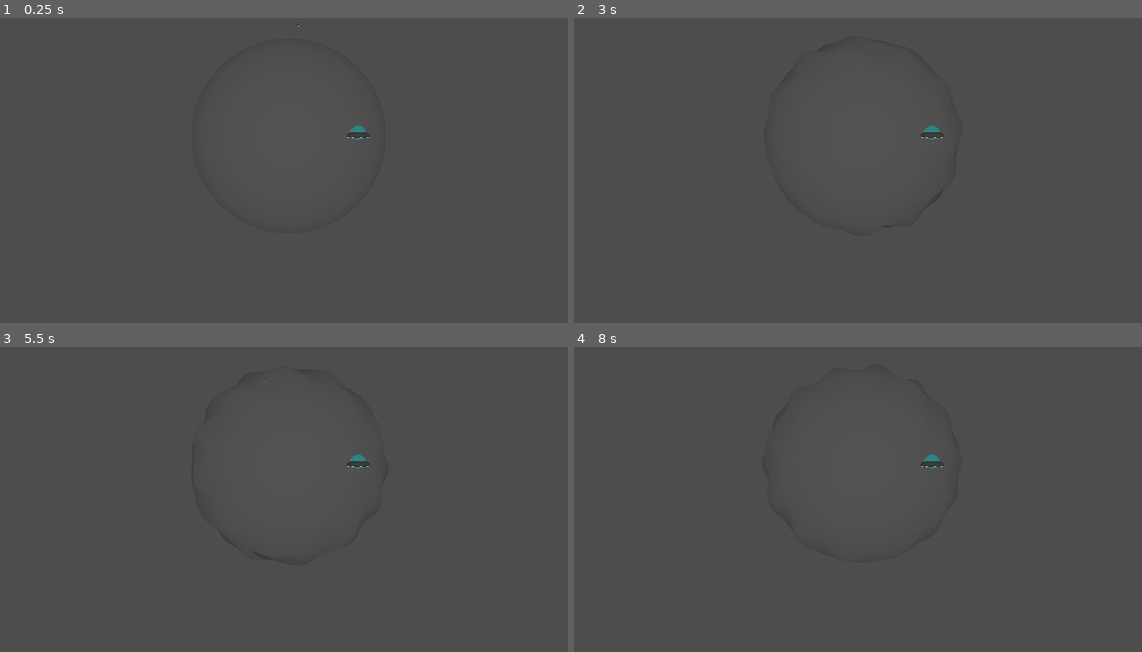
Above: before the commit, frames 1-4 (two rows, left to right).
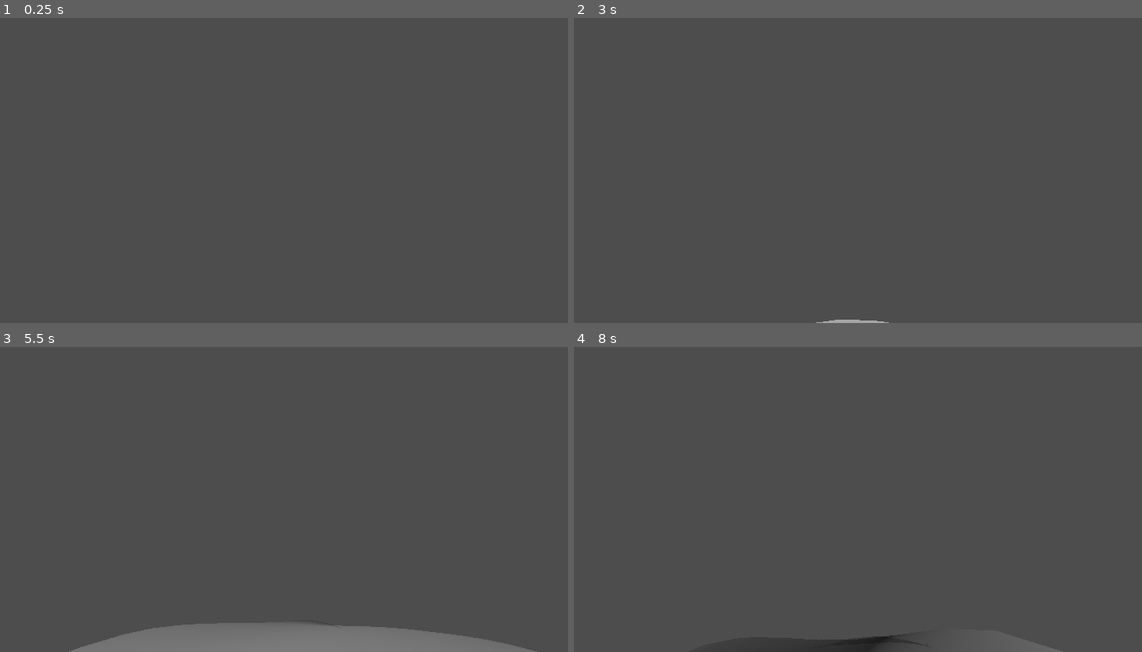
Above: after the commit, the same moments.

Repository: Routund/Earth_shakers
Game: Godot game, scene res://Scenes/test.tscn
The game is run twice, just before and just after one commit, with the same random seed, the same clock (stepped at 60 frames per second) and the same inputs.
Inputs (mouse positions are in pixels of both pictures, inside the frame that each line leads up to):
- Up to frame 1 (0.25 s): no input
- Up to frame 2 (3 s): tap Enter at 0.5 s; move the mouse to (897, 133) at 0.52 s; hold Up (up) from 0.53 s (still down); tap Space (jump) at 0.6, 0.77, 1.07, 1.35, 1.52, 1.82, 2.1, 2.75, 2.85 s; move the mouse to (829, 136) at 1.27 s; move the mouse to (880, 130) at 2.02 s; move the mouse to (852, 143) at 2.77 s
- Up to frame 3 (5.5 s): keep holding Up (up); tap Space (jump) at 3.02, 3.32, 3.6, 3.77, 4.07, 4.35, 4.52, 4.82, 5.1 s; move the mouse to (340, 469) at 3.52 s; move the mouse to (238, 459) at 4.27 s; tap Enter at 5 s; move the mouse to (295, 465) at 5.02 s
- Up to frame 4 (8 s): move the mouse to (835, 456) at 5.77 s; release Up (up) at 5.78 s; hold Right (right) 5.78-6.53 s; tap Space (jump) at 5.85, 6.02, 6.32, 6.6, 6.77, 7.07, 7.25, 7.35, 7.52, 7.82 s; move the mouse to (897, 462) at 6.52 s; hold Up (up) from 6.53 s (still down); move the mouse to (829, 465) at 7.27 s

The runs differ from the first frame. In frame 1, less than 0.1% of the frame differs, in the area x 52-66%, y 2-40%; in frame 2, 0.2%; in frame 3, 5.7%, in the area x 12-95%, y 35-100%; in frame 4, 0.7%.

Commit message:
misc changes

Diff:
--- a/Scenes/player.tscn
+++ b/Scenes/player.tscn
@@ -20,6 +20,7 @@
 rotation_edit_mode = 2
 
 [node name="Camera_RayCast" type="RayCast3D" parent="head/Camera3D"]
+visible = false
 target_position = Vector3(0, 0, -1)
 hit_back_faces = false
 collide_with_bodies = false
@@ -29,14 +30,17 @@
 transform = Transform3D(0.0865361, 0.0501148, 0, -0.0501148, 0.0865361, 0, 0, 0, 0.1, 0.880472, -0.746585, -0.47088)
 
 [node name="RayCast3D" type="RayCast3D" parent="."]
+visible = false
 target_position = Vector3(0, 0, -1)
 hit_back_faces = false
 debug_shape_custom_color = Color(0.160784, 0.360784, 1, 1)
 
 [node name="RayCast3D3" type="RayCast3D" parent="."]
+visible = false
 target_position = Vector3(0, 1, 0)
 debug_shape_custom_color = Color(0, 0.811765, 0.0196078, 1)
 
 [node name="RayCast3D2" type="RayCast3D" parent="."]
+visible = false
 target_position = Vector3(1, 0, 0)
 debug_shape_custom_color = Color(1, 0, 0.215686, 1)
--- a/Scenes/test.tscn
+++ b/Scenes/test.tscn
@@ -1,10 +1,9 @@
-[gd_scene load_steps=10 format=3 uid="uid://bi16iyfo3yx4e"]
+[gd_scene load_steps=9 format=3 uid="uid://bi16iyfo3yx4e"]
 
 [ext_resource type="Shader" path="res://Shaders/planet_wave.gdshader" id="1_nw1d7"]
 [ext_resource type="Script" path="res://Scripts/UvSphere.gd" id="3_08ukf"]
 [ext_resource type="PackedScene" uid="uid://cnjb7mb2dxn31" path="res://Sculptures/UFO.glb" id="4_luwtk"]
 [ext_resource type="PackedScene" uid="uid://cdq77svver7c0" path="res://Scenes/player.tscn" id="4_n1flc"]
-[ext_resource type="Script" path="res://Scripts/test_camera.gd" id="5_cfsj1"]
 
 [sub_resource type="CapsuleMesh" id="CapsuleMesh_x20ug"]
 
@@ -55,7 +54,3 @@
 transform = Transform3D(1, 0, 0, 0, 0.990677, -0.136234, 0, 0.136234, 0.990677, 0, 0.0117832, -0.0666067)
 shape = SubResource("SphereShape3D_mgivc")
 disabled = true
-
-[node name="Camera3D" type="Camera3D" parent="."]
-transform = Transform3D(1, 0, 0, 0, 1, 0, 0, 0, 1, 0, 0, 21.5425)
-script = ExtResource("5_cfsj1")
--- a/player.gd
+++ b/player.gd
@@ -9,6 +9,7 @@
 var perpendicular_movement : Vector3 = Vector3.ZERO
 var direction : Vector3 = Vector3.ZERO
 var position_normalized : Vector3
+var camera_yaw :float = 0
 @onready var head = $head
 @onready var camera = $head/Camera3D
 
@@ -21,7 +22,7 @@
 	if event is InputEventMouseMotion:
 		rotate_y(-event.relative.x * SENS)
 		camera.rotate_x(-event.relative.y * SENS)
-		camera.rotation.x = clamp(camera.rotation.x, deg_to_rad(-85), deg_to_rad(85))
+		camera.rotation.x = clamp(camera.rotation.x, deg_to_rad(-80), deg_to_rad(80))
 
 func _physics_process(delta: float) -> void:
 
@@ -39,14 +40,11 @@
 			position = ground_result[0]
 			grounded = true
 			velocity = Vector3.ZERO
-		#$RayCast3D.target_position = gravitational_velocity *delta
 	else:
 		# If player grounded, reset their position to be on top of the planet
 		position = Gravity.check_ground(position + velocity*delta)[0]
-		#$RayCast3D.target_position = gravitational_velocity * delta
 
-	# Handle jump.
-
+	# Let player escape mouse
 	if Input.is_action_just_pressed("ui_cancel"):
 		Input.set_mouse_mode(Input.MOUSE_MODE_VISIBLE)
 
@@ -66,19 +64,19 @@
 		grounded = false
 
 
-	# Set velocity based off how much gravity, player control, and jump force, would cause it to.NOOO
+	# Set velocity based off how much gravity, player control, and jump force, would cause it to
 	velocity = perpendicular_movement + gravitational_velocity + jump_velocity
 	move_and_slide()
 
 	rotate_player()
 
 func rotate_player():
+	# Change_player_position
 	var relative_up : Vector3 = position_normalized
 	var camera_forward : Vector3 = camera.global_transform.basis.z
-	#var side_axis : Vector3 =  relative_up.cross(last_position).normalized()
-	#
-	print("%s %s" % [-transform.basis.z,camera_forward])
 
+
+	var camera_placeholder_transform : Transform3D = camera.transform
 	transform = transform.looking_at(-camera_forward,relative_up)
 	#print(angle_between)
 
@@ -87,6 +85,8 @@
 
 	transform.orthonormalized()
 
+	camera.transform = camera_placeholder_transform
+
 	#$RayCast3D.global_rotation = Vector3.ZERO
 	#$RayCast3D2.global_rotation = Vector3.ZERO
 	#$RayCast3D3.global_rotation = Vector3.ZERO
